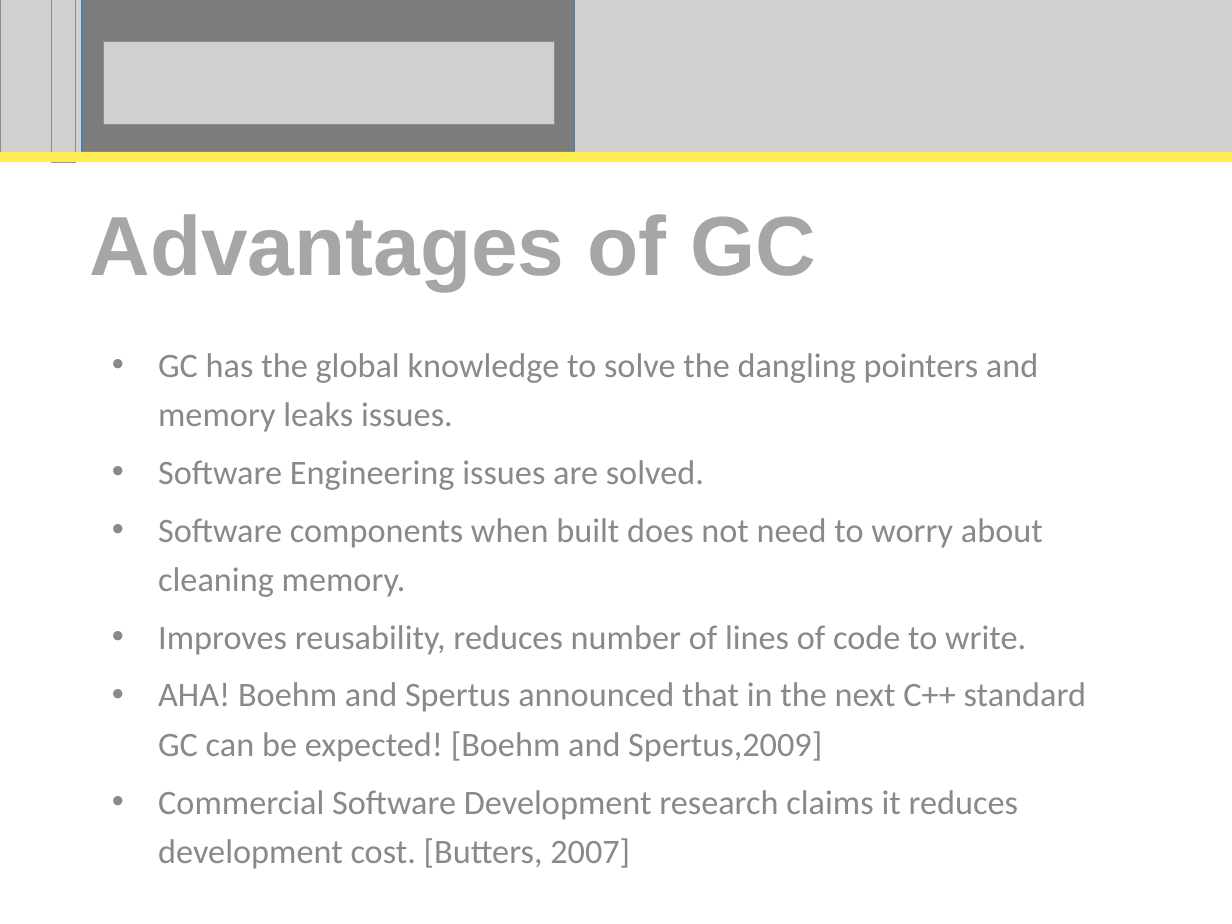
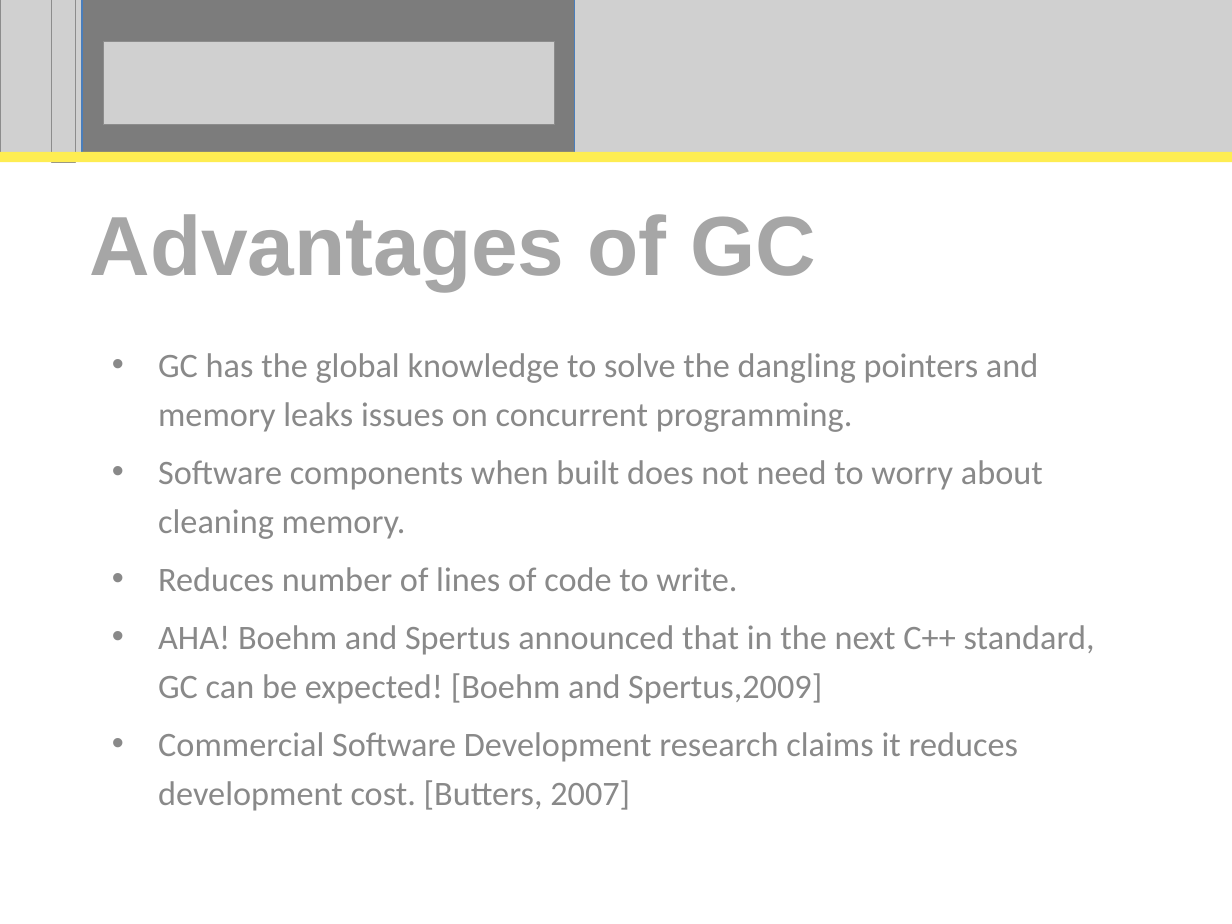
Before and after one commit to perpetualcoder/thesis, a slide deck: slide 7 of thesis-writing/thesisppt/Proposal.ppt. Drawn at 1232x924 pixels with LibreOffice and Linux fonts; fonts in the diff are those of the drawing; grey boxes stand for pictures. Boxes give left, top, right and bottom in pixels: in the first picture for what was removed or moved away, otherwise in the second. Text is boxed around its words. In the diff, an @@ line names an element or a change of style, - is before the commit and + after.

```diff
--- a/thesis-writing/thesisppt/Proposal.ppt
+++ b/thesis-writing/thesisppt/Proposal.ppt
@@ subtitle at (x1=158, y1=353, x2=1038, y2=432): text changed @@
-• GC has the global knowledge to solve the dangling pointers and memory leaks issues.
-• Software Engineering issues are solved.
+• GC has the global knowledge to solve the dangling pointers and memory leaks issues on concurrent programming.
@@ subtitle at (x1=158, y1=567, x2=1095, y2=704): text changed @@
-• Improves reusability, reduces number of lines of code to write.
-• AHA! Boehm and Spertus announced that in the next C++ standard GC can be expected! [Boehm and Spertus,2009]
+• Reduces number of lines of code to write.
+• AHA! Boehm and Spertus announced that in the next C++ standard, GC can be expected! [Boehm and Spertus,2009]
```
Also in this commit, not shown: 21 other slides changed, 3 slides added, 6 slides removed.
